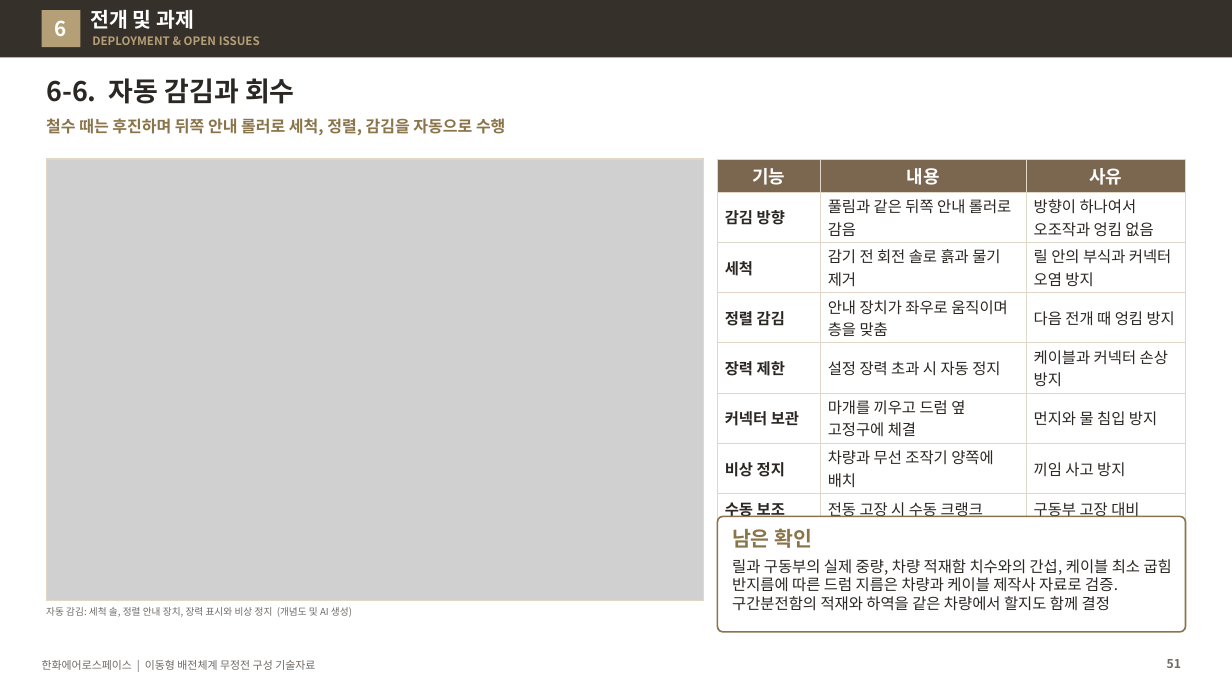
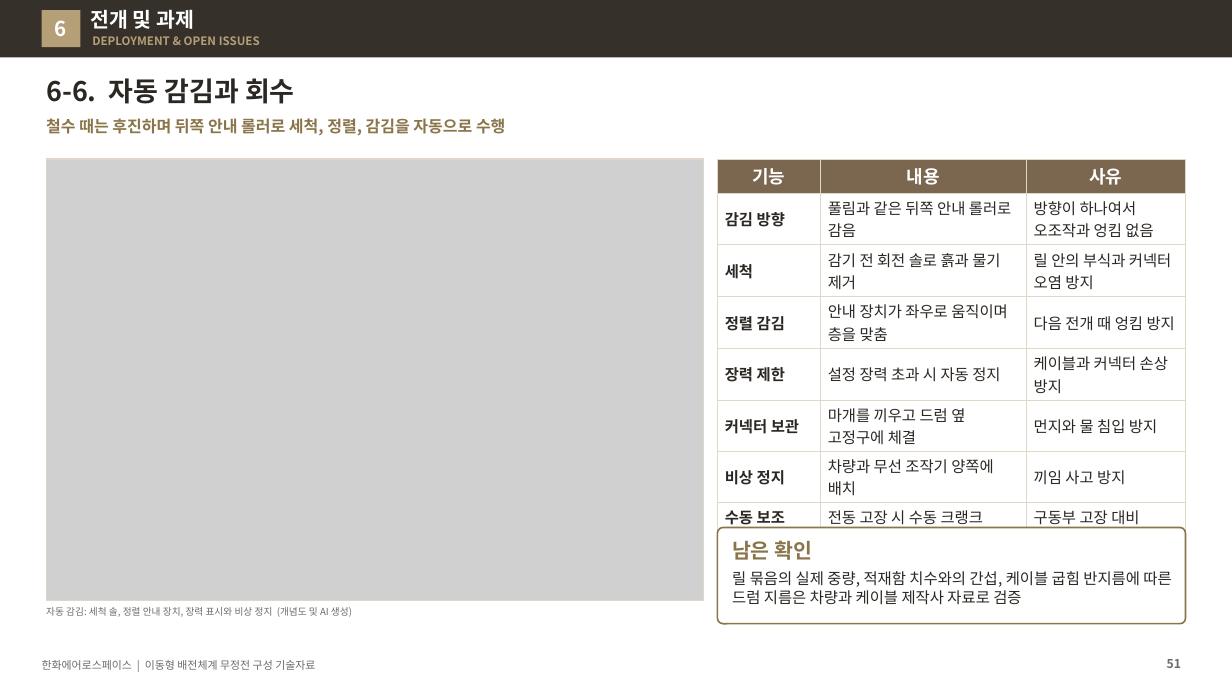
Before and after one commit to byunjd112-hue/headroom, a slide deck: slide 51 of mobile_ems/docs/out/IFPS_이동형배전체계_무정전구성_기술자료_Rev72.pptx. Drawn at 1232x693 pixels with LibreOffice and Linux fonts; fonts in the diff are those of the drawing; grey boxes stand for pictures. Boxes give left, top, right and bottom in pixels: in the first picture for what was removed or moved away, otherwise in the second. Text is boxed around its words. In the diff, an @@ line names an element or a change of style, - is before the commit and + after.

```diff
--- a/mobile_ems/docs/out/IFPS_이동형배전체계_무정전구성_기술자료_Rev72.pptx
+++ b/mobile_ems/docs/out/IFPS_이동형배전체계_무정전구성_기술자료_Rev72.pptx
@@ table: place and size @@
-table at (717,159,1185,521)
+table at (717,159,1185,532)
@@ rounded rectangle: place and size @@
-rounded rectangle at (717,517,1186,632)
+rounded rectangle at (717,528,1186,624)
@@ rounded rectangle at (717,528,1186,624): proportions changed @@
@@ text "남은 확인": place and size @@
-text "남은 확인" at (732,528,812,548)
+text "남은 확인" at (732,540,812,560)
@@ text at (732,571,1171,605): text changed @@
-릴과 구동부의 실제 중량, 차량 적재함 치수와의 간섭, 케이블 최소 굽힘 반지름에 따른 드럼 지름은 차량과 케이블 제작사 자료로 검증. 구간분전함의 적재와 하역을 같은 차량에서 할지도 함께 결정
+릴 묶음의 실제 중량, 적재함 치수와의 간섭, 케이블 굽힘 반지름에 따른 드럼 지름은 차량과 케이블 제작사 자료로 검증
```
Also in this commit, not shown: 1 other file.
